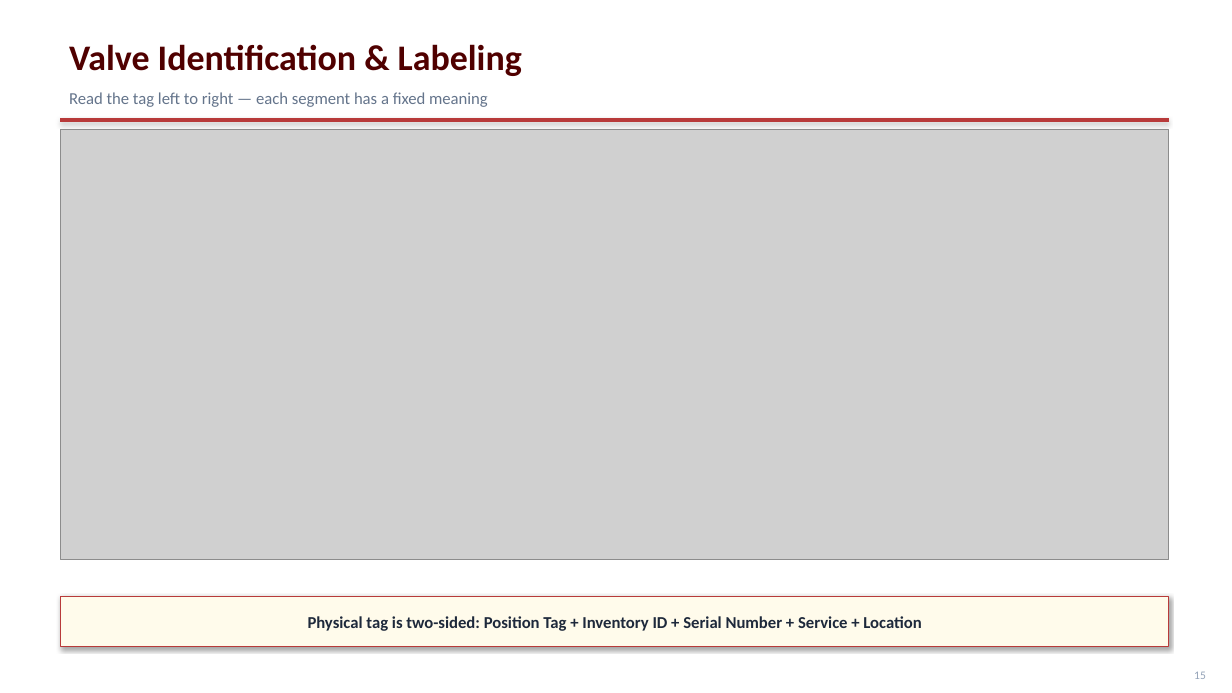
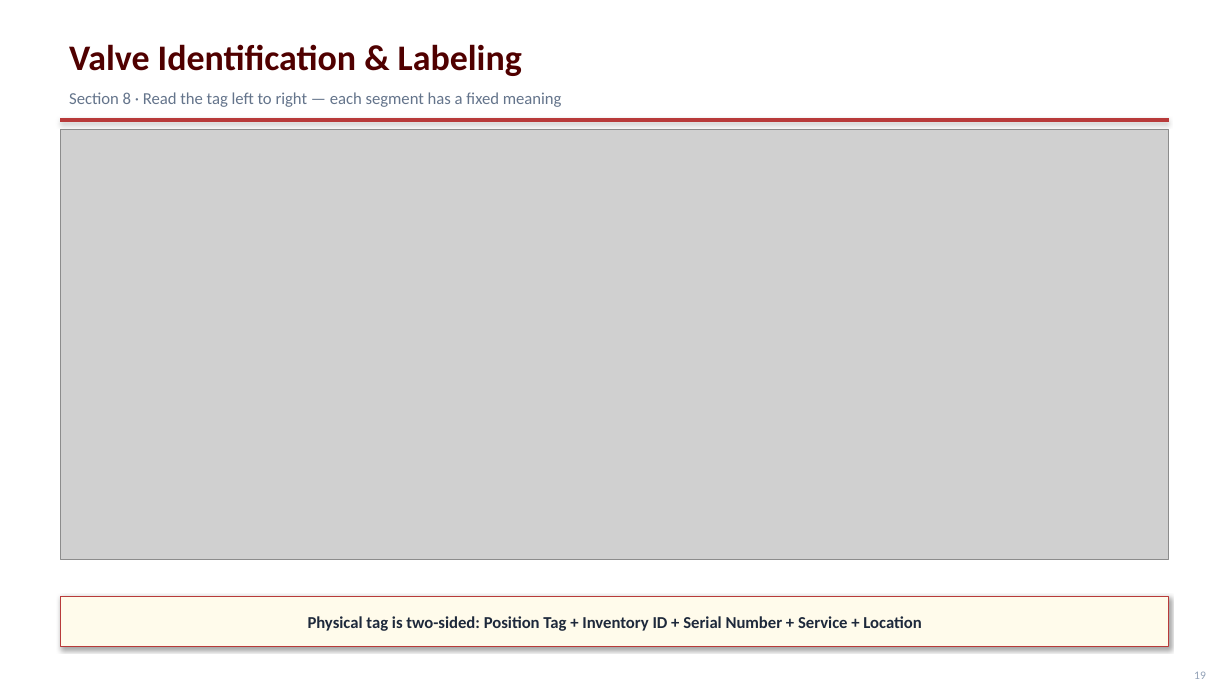
Before and after one commit to stavan12-a11y/PSV-Compliance-Tracking-Dashboard, a slide deck: slide 20 of docs/presentation/UES-Steam-Safety-Program.pptx (slide 16 before the commit). Drawn at 1232x693 pixels with LibreOffice and Linux fonts; fonts in the diff are those of the drawing; grey boxes stand for pictures. Boxes give left, top, right and bottom in pixels: in the first picture for what was removed or moved away, otherwise in the second. Text is boxed around its words. In the diff, an @@ line names an element or a change of style, - is before the commit and + after.

```diff
--- a/docs/presentation/UES-Steam-Safety-Program.pptx
+++ b/docs/presentation/UES-Steam-Safety-Program.pptx
@@ text at [69, 92, 562, 107]: text changed @@
-Read the tag left to right — each segment has a fixed meaning
+Section 8 · Read the tag left to right — each segment has a fixed meaning
```
Also in this commit, not shown: 9 other slides changed, 15 slides added, 7 slides removed, 1 other file.
